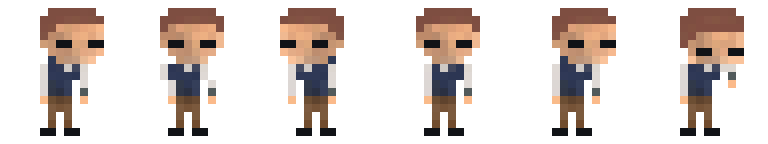
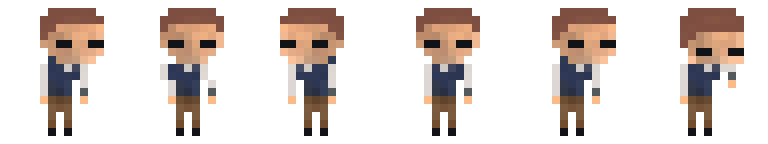
Layered file, before and after one edit (768x144). Changes by layer:
painted on "look" over [680, 128, 720, 136]
painted on "Layer 2" over [552, 128, 592, 136]
painted on "Layer 1 copy 3" over [424, 128, 464, 136]
painted on "Layer 1 copy" over [296, 128, 336, 136]
painted on "Layer 1 copy 2" over [168, 128, 208, 136]
painted on "Layer 1" over [40, 128, 80, 136]
hid "Background" over [40, 128, 720, 136]
